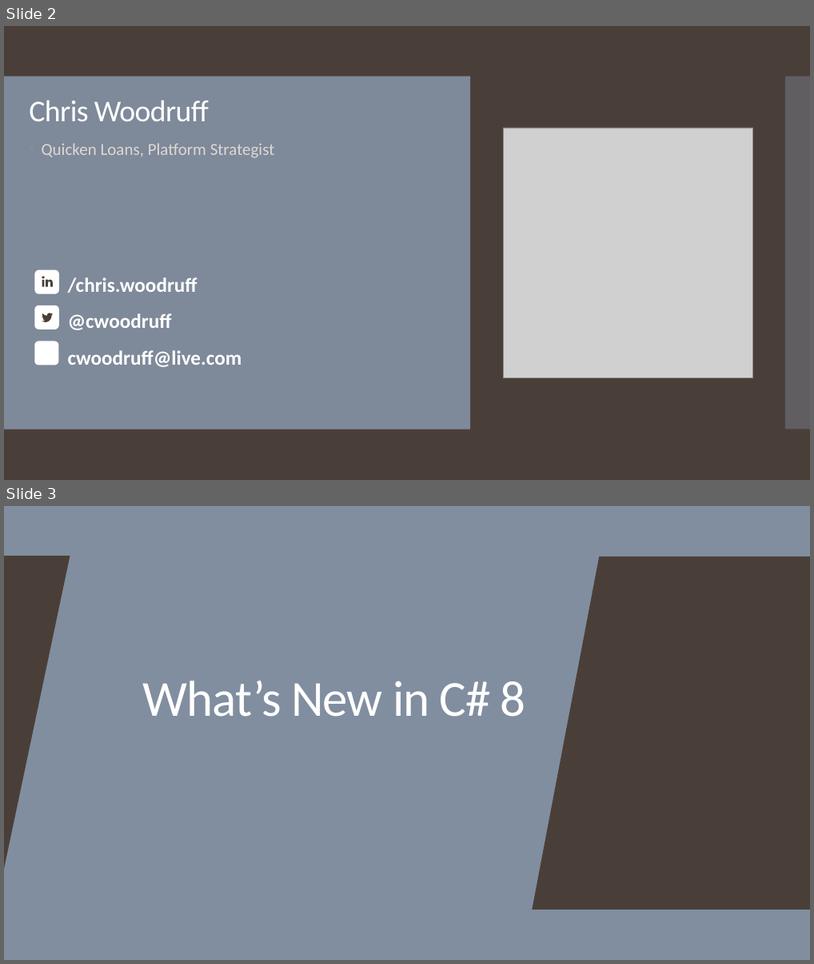
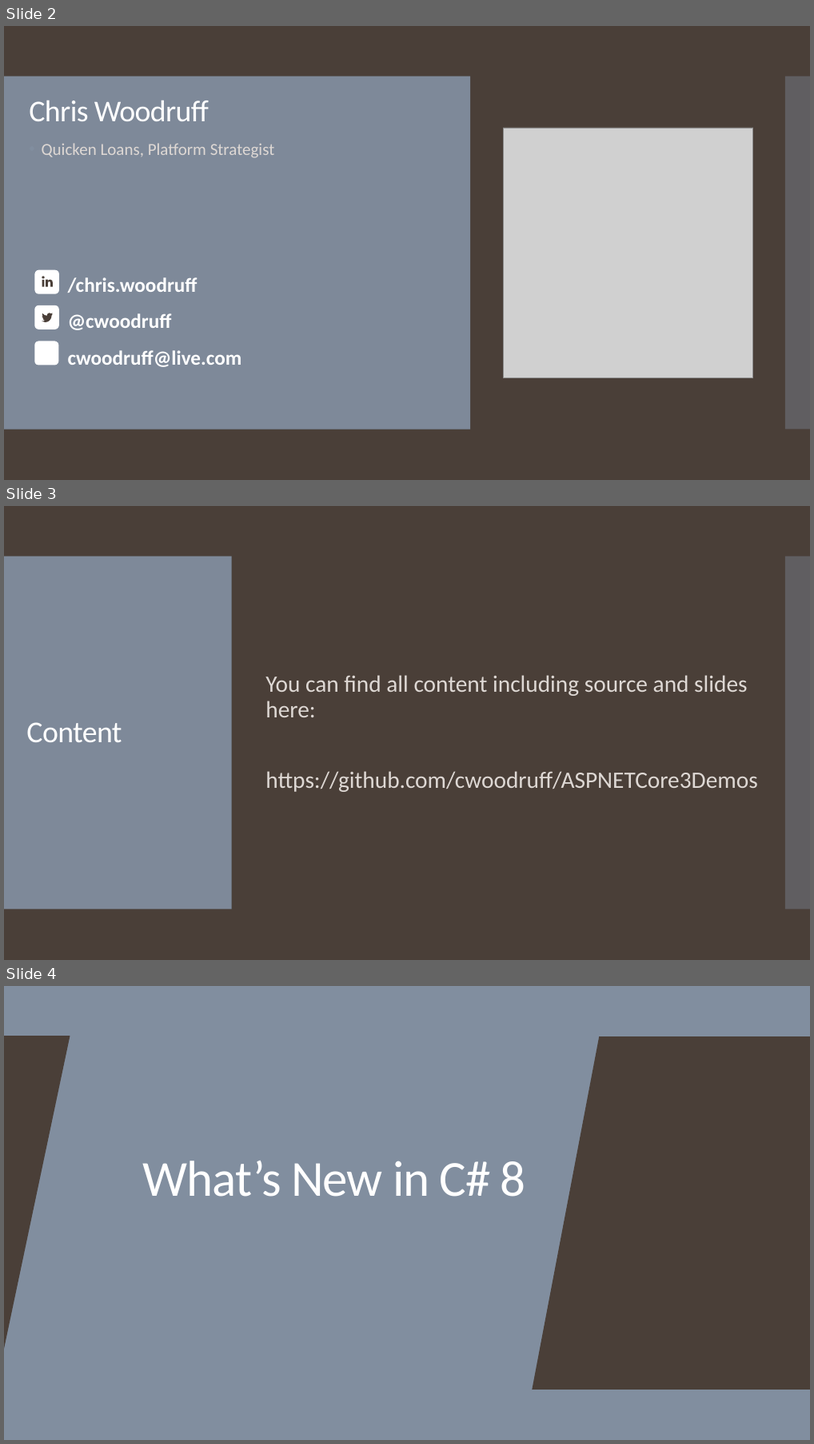
Before and after one commit to cwoodruff/ASPNETCore3Demos, a slide deck: Slides/01-CSharp8-NETCore3-Overview.pptx. Shown one above the other, each under a label of ours: slides 2 and 3 before the commit, slides 2, 3 and 4 after it. The pictures are 814x964 and 814x1444 pixels, drawn with LibreOffice and Linux fonts; fonts in the diff are those of the drawing; grey boxes stand for pictures; background and template pictures are left out. Boxes give left, top, right and bottom in pixels: in the first picture for what was removed or moved away, otherwise in the second. Text is boxed around its words. In the diff, an @@ line names an element or a change of style, - is before the commit and + after.

```diff
--- a/Slides/01-CSharp8-NETCore3-Overview.pptx
+++ b/Slides/01-CSharp8-NETCore3-Overview.pptx
@@ slide 3 added at (4, 506, 810, 960), background #4A3F38; not listed: 2 template elements that a slide beside it also shows @@
@@ text added at (266, 675, 758, 792), 28 pt, text #DED8D4 @@
+You can find all content including source and slides here:
+https://github.com/cwoodruff/ASPNETCore3Demos
@@ title added at (26, 722, 122, 742), 36 pt, text #FFFFFF @@
+Content
@@ what was slide 3 is now slide 4 @@
```
